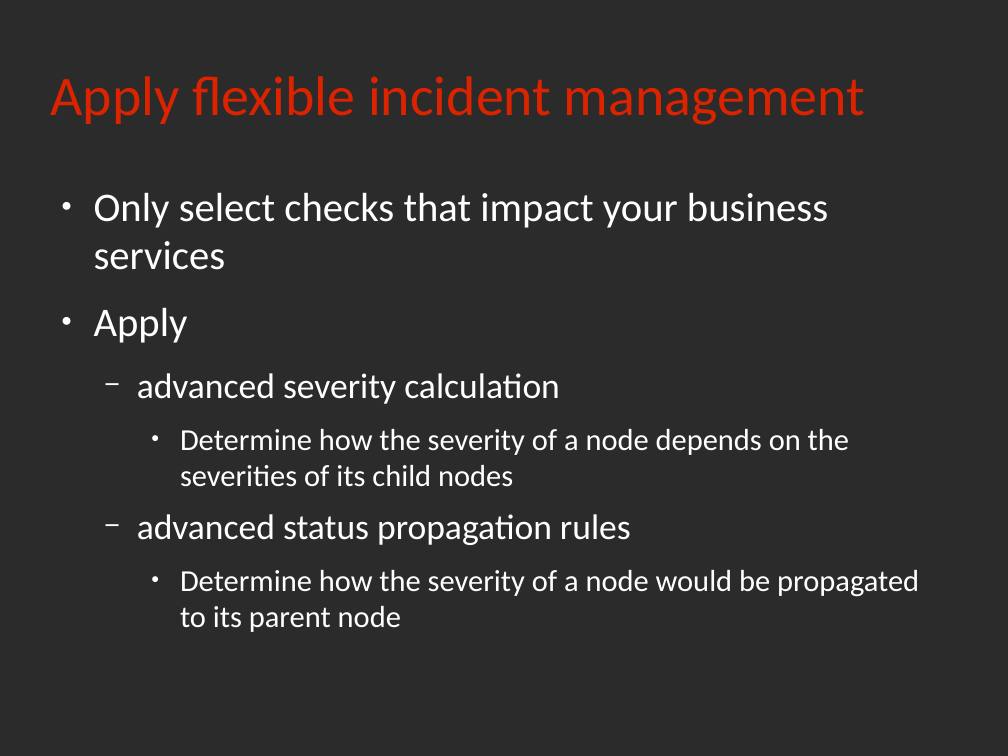
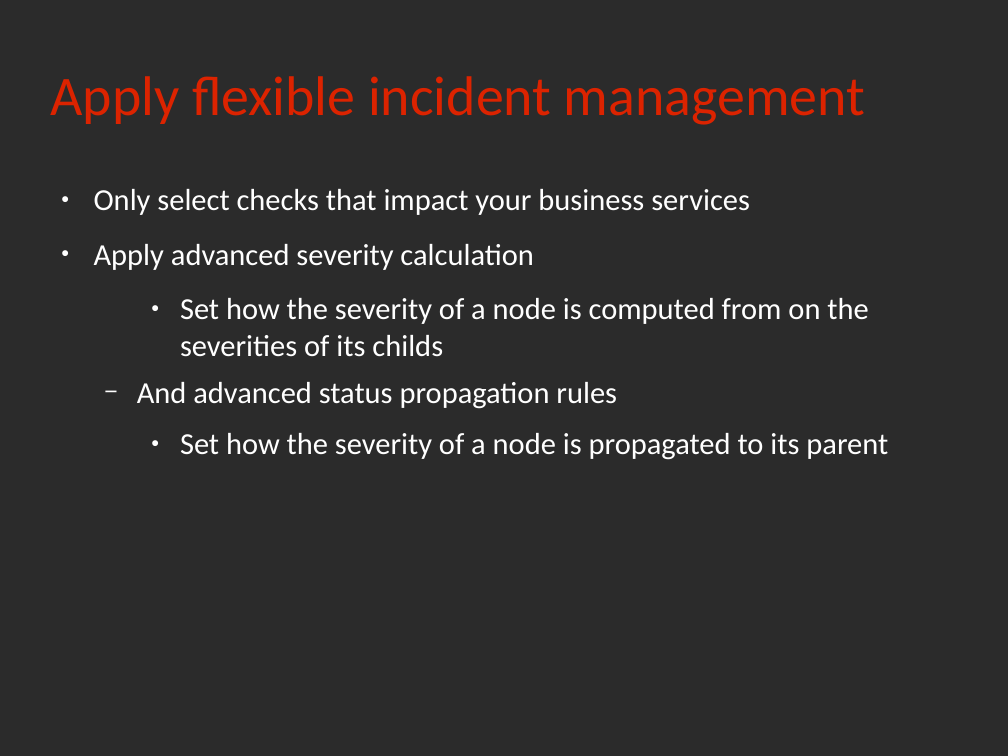
Before and after one commit to rchakode/realopinsight, a slide deck: slide 17 of doc/talks/rmll-2013.odp (slide 18 before the commit). Drawn at 1008x756 pixels with LibreOffice and Linux fonts; fonts in the diff are those of the drawing; background and template pictures are left out; a plain dark background stands for a picture behind light text. Boxes give left, top, right and bottom in pixels: in the first picture for what was removed or moved away, otherwise in the second. Text is boxed around its words. In the diff, an @@ line names an element or a change of style, - is before the commit and + after.

```diff
--- a/doc/talks/rmll-2013.odp
+++ b/doc/talks/rmll-2013.odp
@@ text at <box>94,189,750,215</box>: size 32 to 24 pt in "Only select checks that impact your business ..." @@
@@ text at <box>94,244,888,460</box>: text changed @@
-● Apply
-  − advanced severity calculation
-    ● Determine how the severity of a node depends on the severities of its child nodes
-  − advanced status propagation rules
-    ● Determine how the severity of a node would be propagated to its parent node
+● Apply advanced severity calculation
+    ● Set how the severity of a node is computed from on the severities of its childs
+  − And advanced status propagation rules
+    ● Set how the severity of a node is propagated to its parent
```
Also in this commit, not shown: 24 other slides changed, 6 slides added, 6 slides removed, 2 other files.
